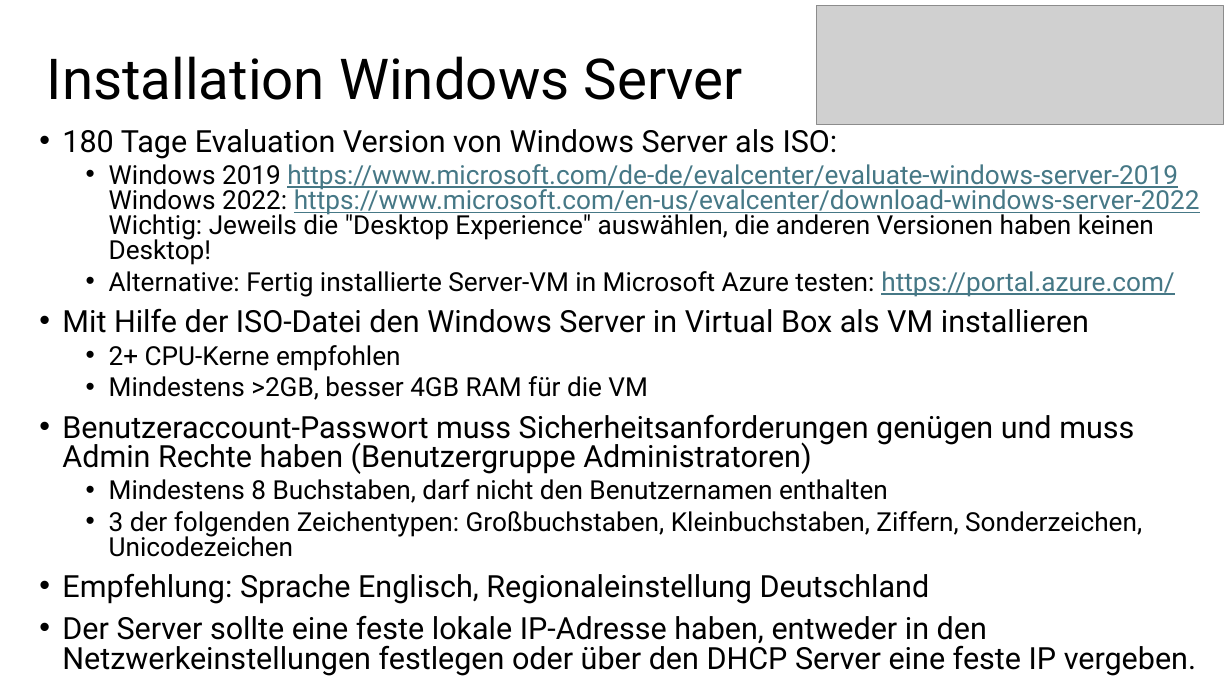
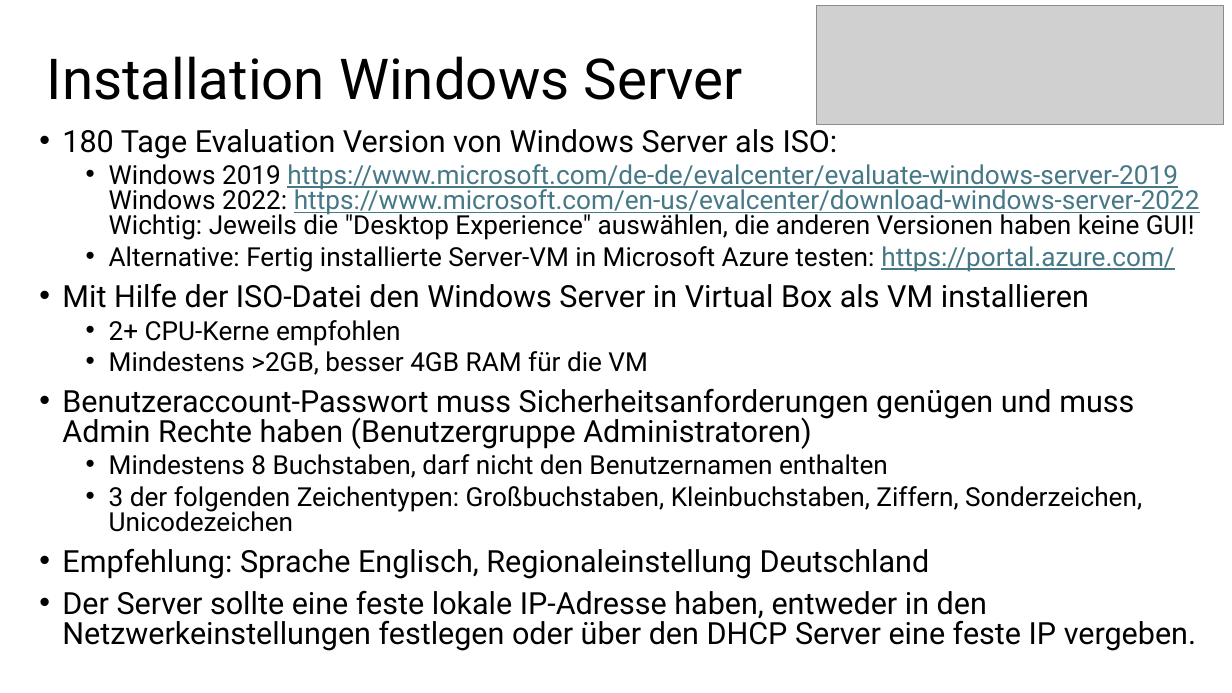
Before and after one commit to MickyRoth/Presentations, a slide deck: slide 4 of Active Directory.pptx. Drawn at 1232x693 pixels with LibreOffice and Linux fonts; fonts in the diff are those of the drawing; grey boxes stand for pictures. Boxes give left, top, right and bottom in pixels: in the first picture for what was removed or moved away, otherwise in the second. Text is boxed around its words. In the diff, an @@ line names an element or a change of style, - is before the commit and + after.

```diff
--- a/Active Directory.pptx
+++ b/Active Directory.pptx
@@ text at box(109, 164, 1200, 240): text changed @@
-  • Windows 2019 https://www.microsoft.com/de-de/evalcenter/evaluate-windows-server-2019
-    Windows 2022: https://www.microsoft.com/en-us/evalcenter/download-windows-server-2022
-    Wichtig: Jeweils die "Desktop Experience" auswählen, die anderen Versionen haben keinen Desktop!
+  • Windows 2019 https://www.microsoft.com/de-de/evalcenter/evaluate-windows-server-2019
+    Windows 2022: https://www.microsoft.com/en-us/evalcenter/download-windows-server-2022
+    Wichtig: Jeweils die "Desktop Experience" auswählen, die anderen Versionen haben keine GUI!
```
Also in this commit, not shown: 1 other file.
